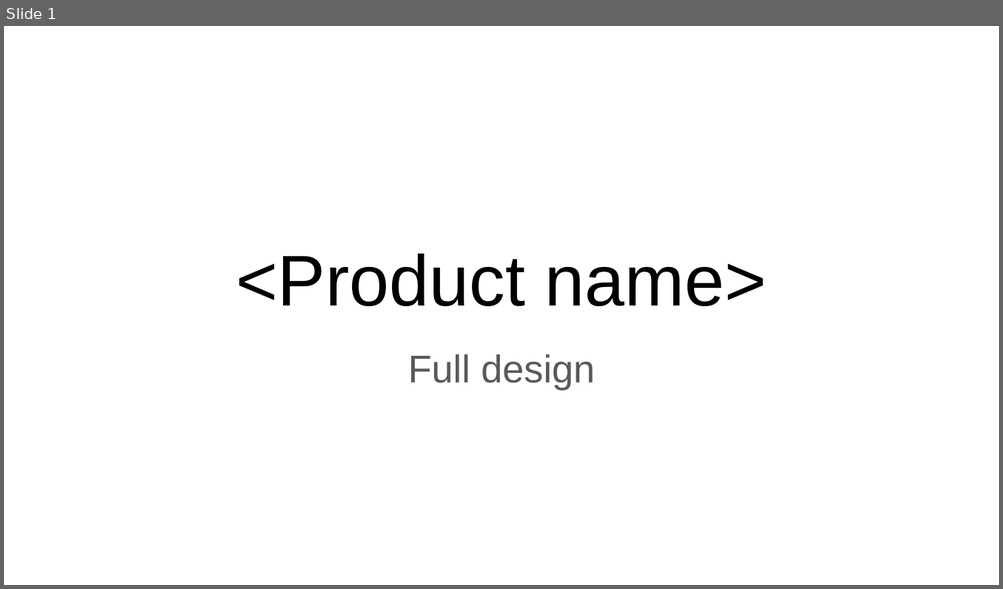
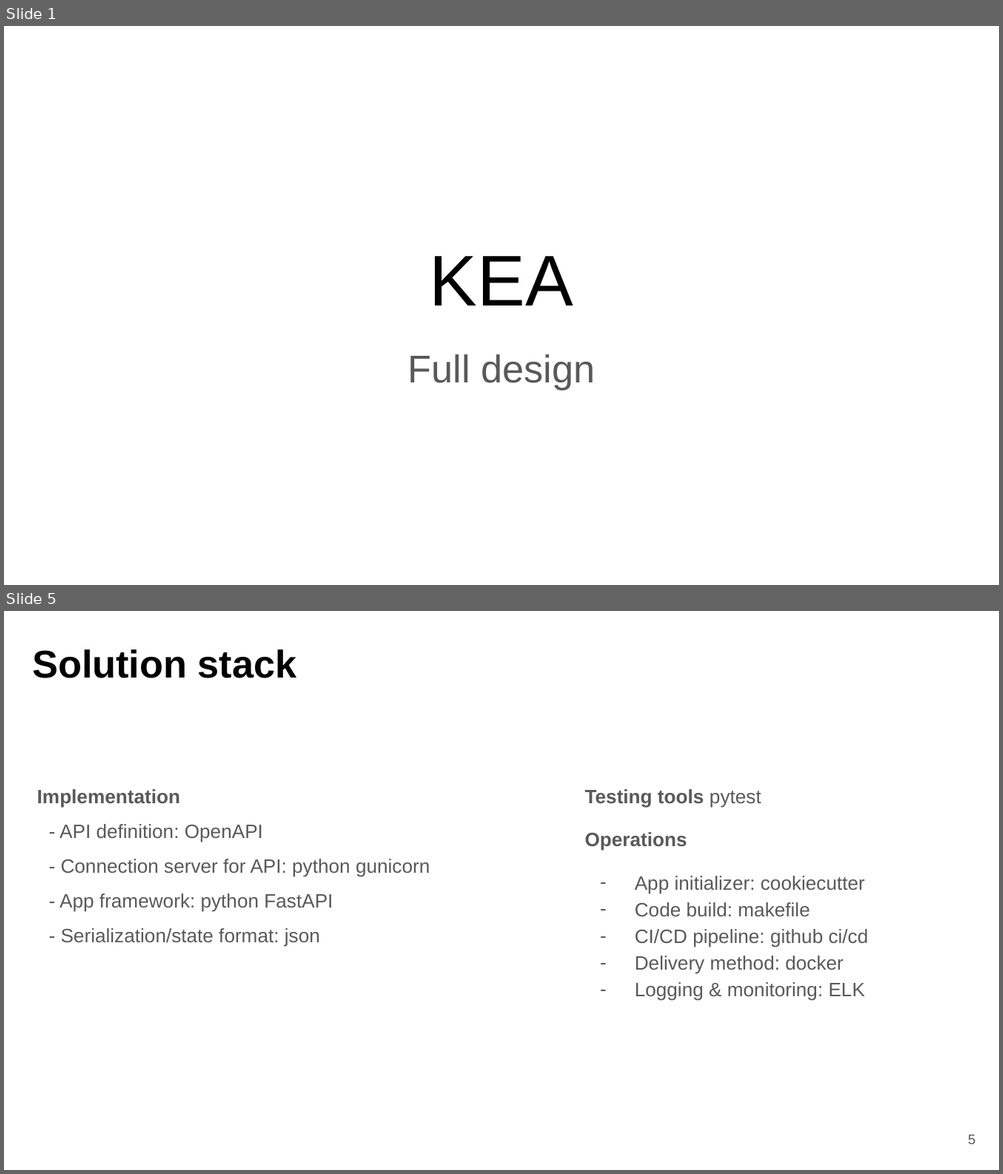
Before and after one commit to fanglores/Advanced-Software-Design, a slide deck: PracticeTasks/Module2/FinalTask_2/FinalTask_2.pptx. Shown one above the other, each under a label of ours: slide 1 before the commit, slides 1 and 5 after it; the slides between them are not shown. The pictures are 1003x589 and 1003x1174 pixels, drawn with LibreOffice and Linux fonts; fonts in the diff are those of the drawing. Boxes give left, top, right and bottom in pixels: in the first picture for what was removed or moved away, otherwise in the second. Text is boxed around its words. In the diff, an @@ line names an element or a change of style, - is before the commit and + after.

```diff
--- a/PracticeTasks/Module2/FinalTask_2/FinalTask_2.pptx
+++ b/PracticeTasks/Module2/FinalTask_2/FinalTask_2.pptx
@@ slide 5 added at [4,611,999,1170], background #FFFFFF @@
@@ title added at [33,649,297,678], 28 pt, text #000000, bold @@
+Solution stack
@@ text added at [37,789,430,947], 14 pt, text #595959 @@
+Implementation
+- API definition: OpenAPI
+- Connection server for API: python gunicorn
+- App framework: python FastAPI
+- Serialization/state format: json
@@ text added at [585,789,868,1001], 14 pt, text #595959 @@
+Testing tools pytest
+Operations
+– App initializer: cookiecutter
+– Code build: makefile
+– CI/CD pipeline: github ci/cd
+– Delivery method: docker
+– Logging & monitoring: ELK
@@ page number added at [967,1135,975,1145], 10 pt, text #595959 @@
+5
@@ slide 1 changed as well @@
@@ title at [430,256,573,306]: text changed @@
-<Product name>
+KEA
```
Also in this commit, not shown: 2 other slides changed, 13 other slides added, 13 slides removed, 2 other files.
